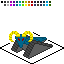
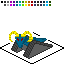
Two versions of the same layered image (w=64, h=64). Layer-by-layer changes:
added layer "outline_2" above "outline_1" over box(9, 31, 50, 57)
added layer "head_2" above "head_1" over box(9, 31, 32, 48)
added layer "legs_front_2" above "legs front_1" over box(23, 40, 50, 57)
added layer "body_2" above "body_1" over box(19, 38, 47, 52)
added layer "legs_back_2" above "legs back_1" over box(11, 34, 41, 53)
